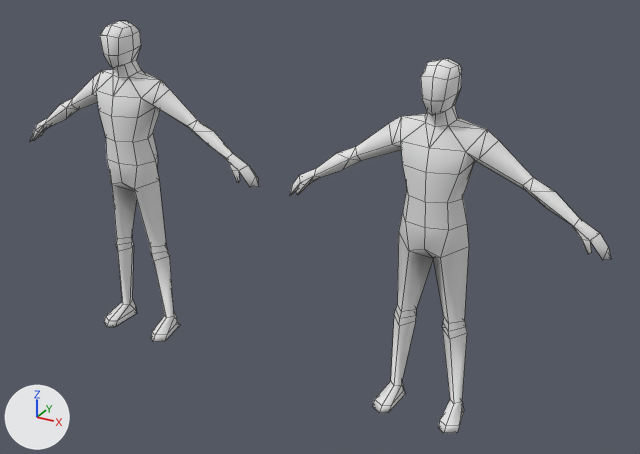
One commit to the Blender file assets/Base Humanoid Mesh/Humanoid.blend: the scene before it, then after it.
Camera for both pictures: a 50 mm lens placed at (3.17, -3.61, 2.67), pointed at (1.15, 0.06, 0.83). The axes (+X, +Y, +Z) are drawn at lower left. The lights are the same throughout. Mesh edges are drawn as thin lines.

Objects in the first picture: 'HumanoidBase_NotOverlapping', 'HumanoidBase_Overlapping'.
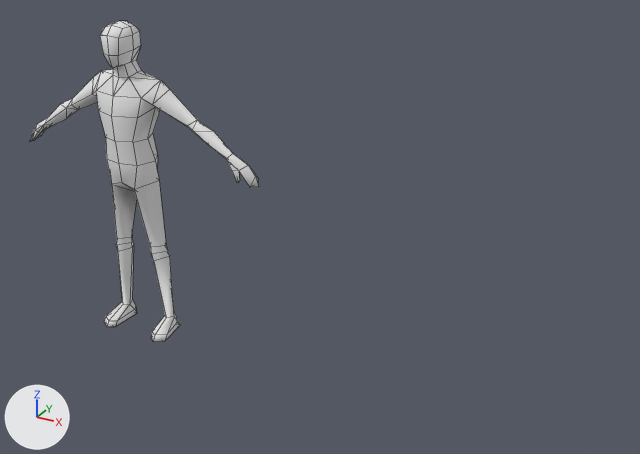
Commit message: feat: change humanoid blender model

The change in detail:
Object 'HumanoidBase_Overlapping' (ob_humanoidbase_overlapping) is deleted.

What differs and where, as boxes [x1, y1, x2, y2] in the pictures (640 x 454 px):
'HumanoidBase_Overlapping', deleted: before [290, 58, 611, 433]
